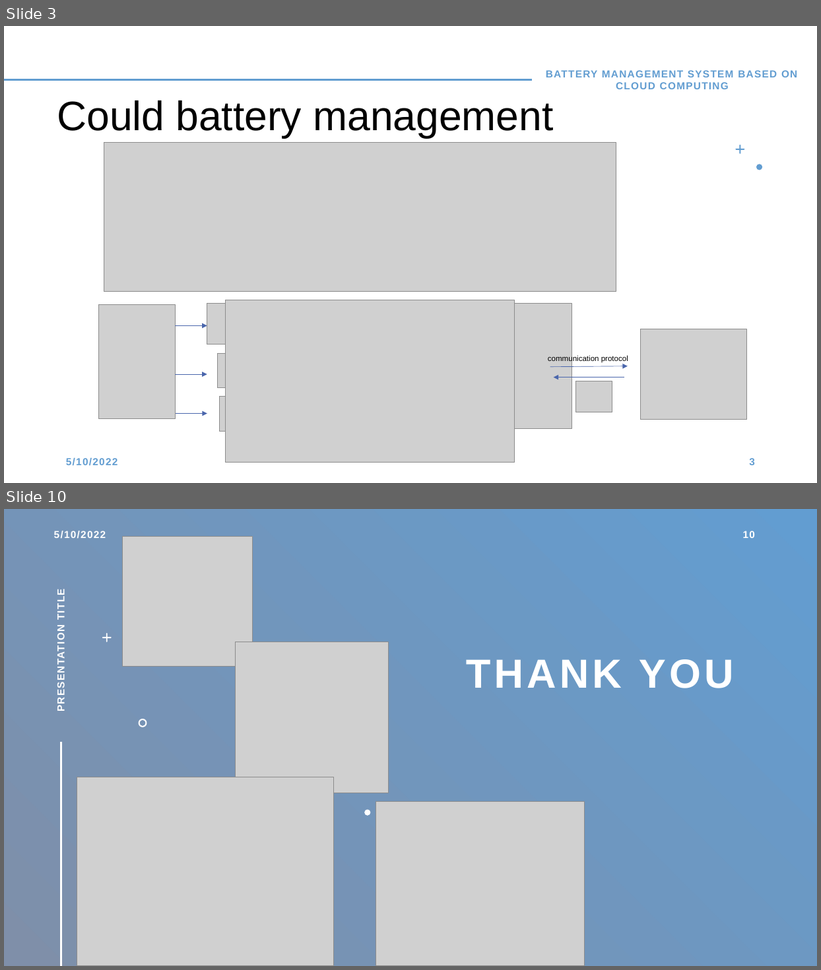
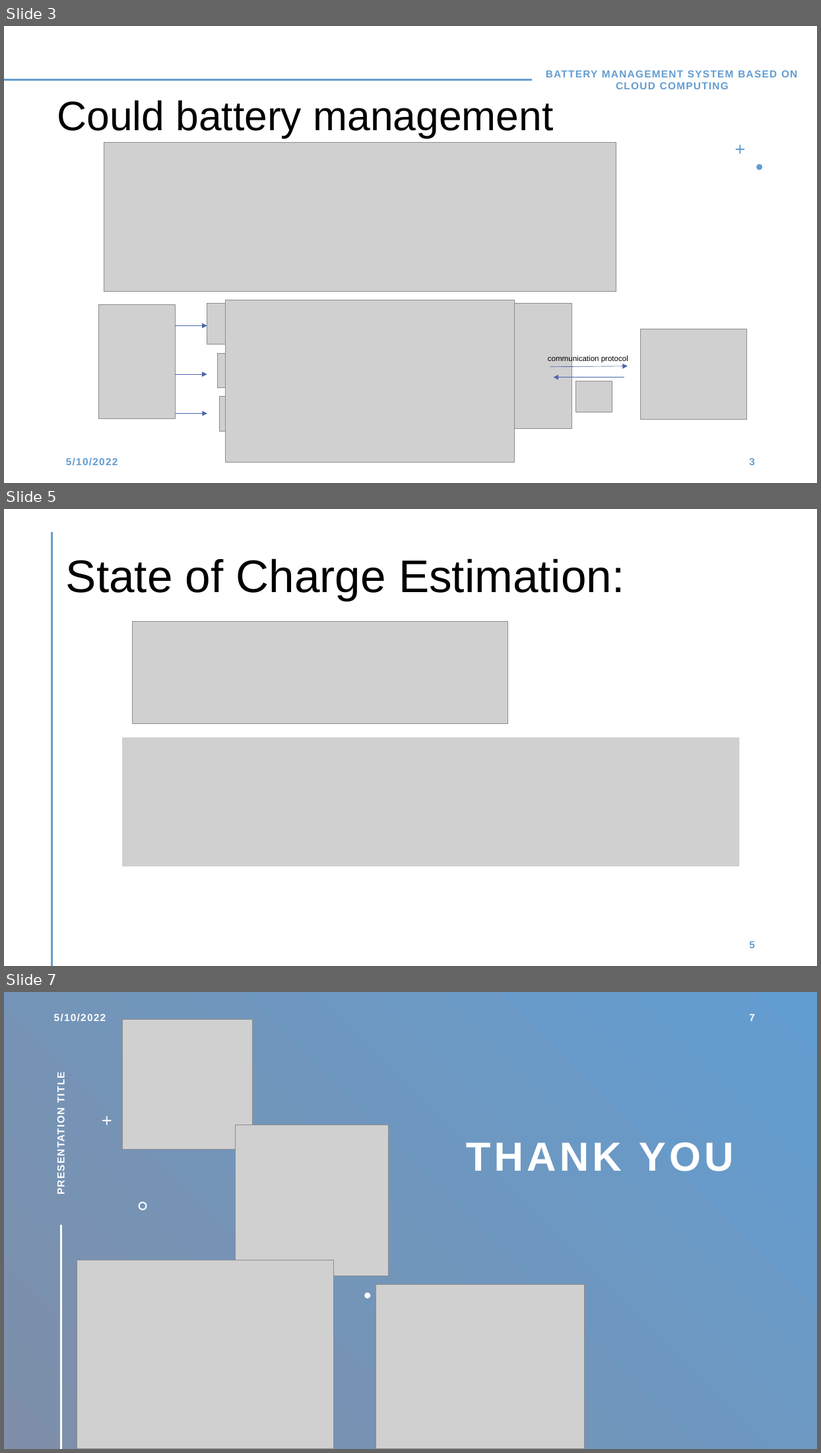
Before and after one commit to MohamedElsyed2/BMS-for-Electric-Vehicles-, a slide deck: Presentation 02.11.2022/Presentation 21.11.2022.pptx. Shown one above the other, each under a label of ours: slides 3 and 10 before the commit, slides 3, 5 and 7 after it; the slides between them are not shown. The pictures are 821x970 and 821x1453 pixels, drawn with LibreOffice and Linux fonts; fonts in the diff are those of the drawing; grey boxes stand for pictures. Boxes give left, top, right and bottom in pixels: in the first picture for what was removed or moved away, otherwise in the second. Text is boxed around its words. In the diff, an @@ line names an element or a change of style, - is before the commit and + after.

```diff
--- a/Presentation 02.11.2022/Presentation 21.11.2022.pptx
+++ b/Presentation 02.11.2022/Presentation 21.11.2022.pptx
@@ slide 5 added at (4,509,817,966), background #FFFFFF @@
@@ line added from (52, 533) to (52, 966), #7F8FA9 2 pt @@
@@ title added at (66,559,624,601), 54 pt, text #000000 @@
+State of Charge Estimation:
@@ picture added at (133,622,508,724) @@
@@ picture added at (122,738,740,867) @@
@@ page number added at (749,941,755,949), 12 pt, text #629DD1, bold @@
+5
@@ what was slide 10 is now slide 7 @@
@@ page number at (749,1014,755,1021): text changed @@
-10
+7
```
Also in this commit, not shown: 1 slide changed, 1 other slide added, 5 slides removed, 13 other files.
